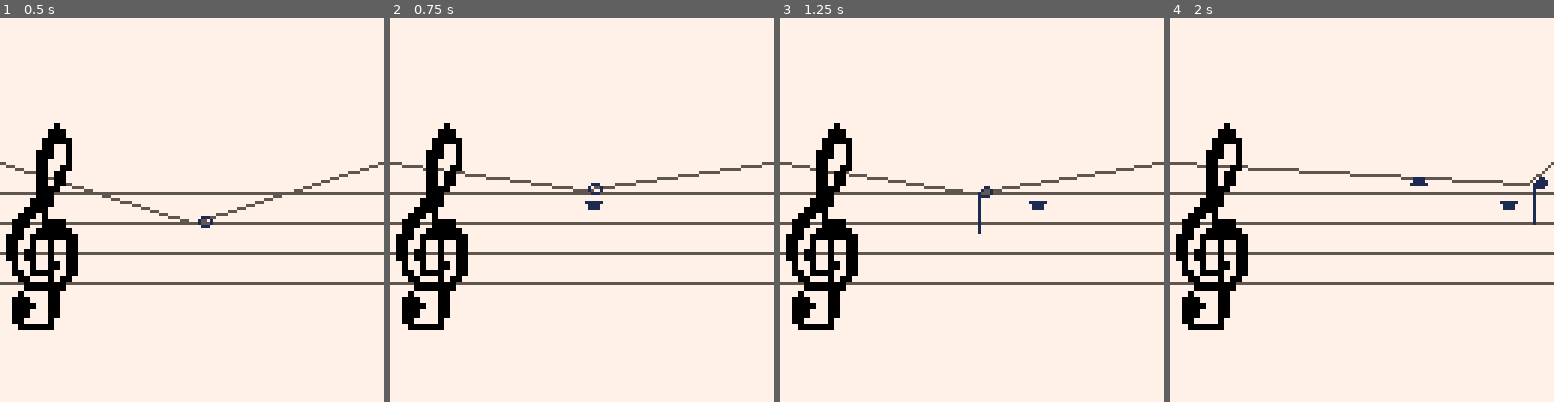
Above: before the commit, frames 1-4 (left to right).
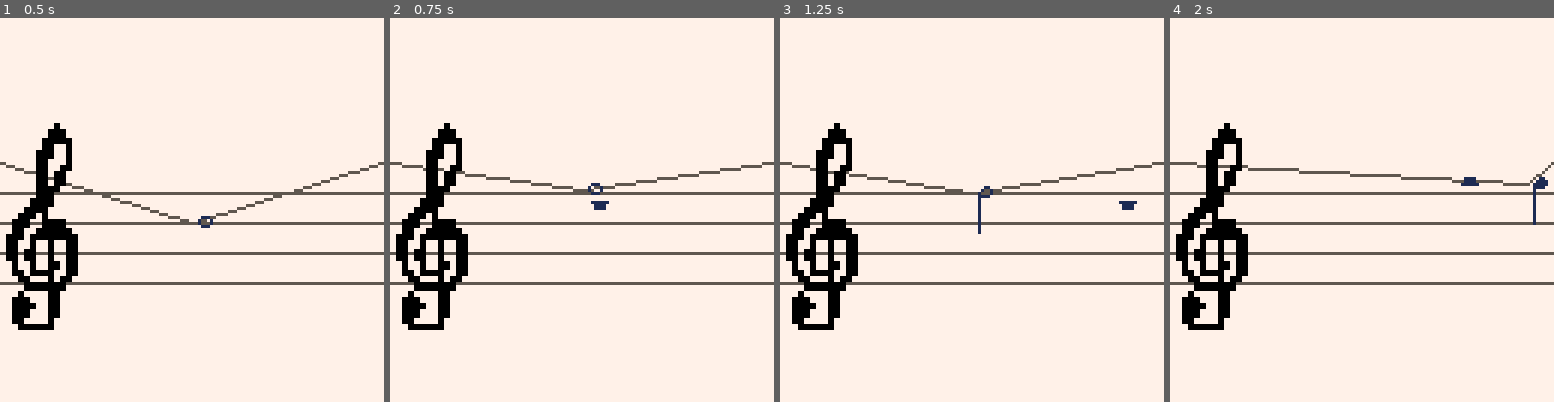
Above: after the commit, the same moments.

Repository: hypp/ld41
Game: PICO-8 cartridge carts/ld41.p8
Same seed, same stepped clock (60 frames per second), same inputs: the game is played once before the commit and once after it.
Inputs:
- Up to frame 1 (0.5 s): tap X (X key) at 0.33 s
- Up to frame 2 (0.75 s): tap O (Z key) at 0.7 s
- Up to frame 3 (1.25 s): tap X (X key) at 1.07 s
- Up to frame 4 (2 s): hold Right from 1.6 s (still down); tap O (Z key) at 1.7 s; tap X (X key) at 1.85 s

Frame 1 is identical in both runs. In frame 2, less than 0.1% of the frame differs, in the area x 50-58%, y 47-50%; in frame 3, 0.2%; in frame 4, 0.3%, in the area x 62-91%, y 41-50%.

Commit message:
added gunshot

Diff:
--- a/carts/ld41.p8
+++ b/carts/ld41.p8
@@ -101,9 +101,10 @@
   bullet.x = player.x
   bullet.y = player.y
   bullet.vel_y = 0.0
-  bullet.vel_x = 1.2
+  bullet.vel_x = 3.1
   bullet.sprite = 32+player.note_length
   add(bullets, bullet)
+  sfx(6,3)
  end
 
  -- btn 5 note length
@@ -160,7 +161,7 @@
     value.has_player = true
     player.line = key
     player.jumping = false
-    sfx(key-1)
+    sfx(key-1,3)
     break
    end
   end
Not shown, changed: the sound effects (__sfx__) section of carts/ld41.p8
